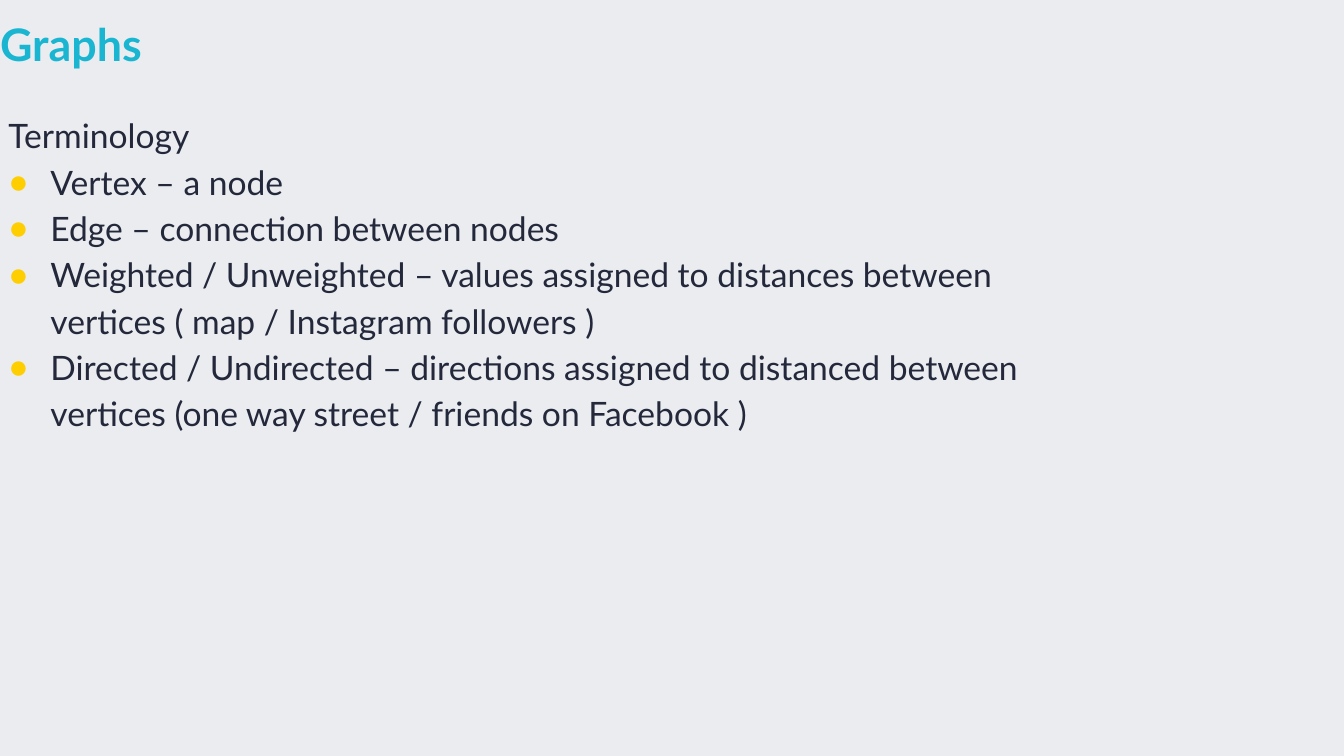
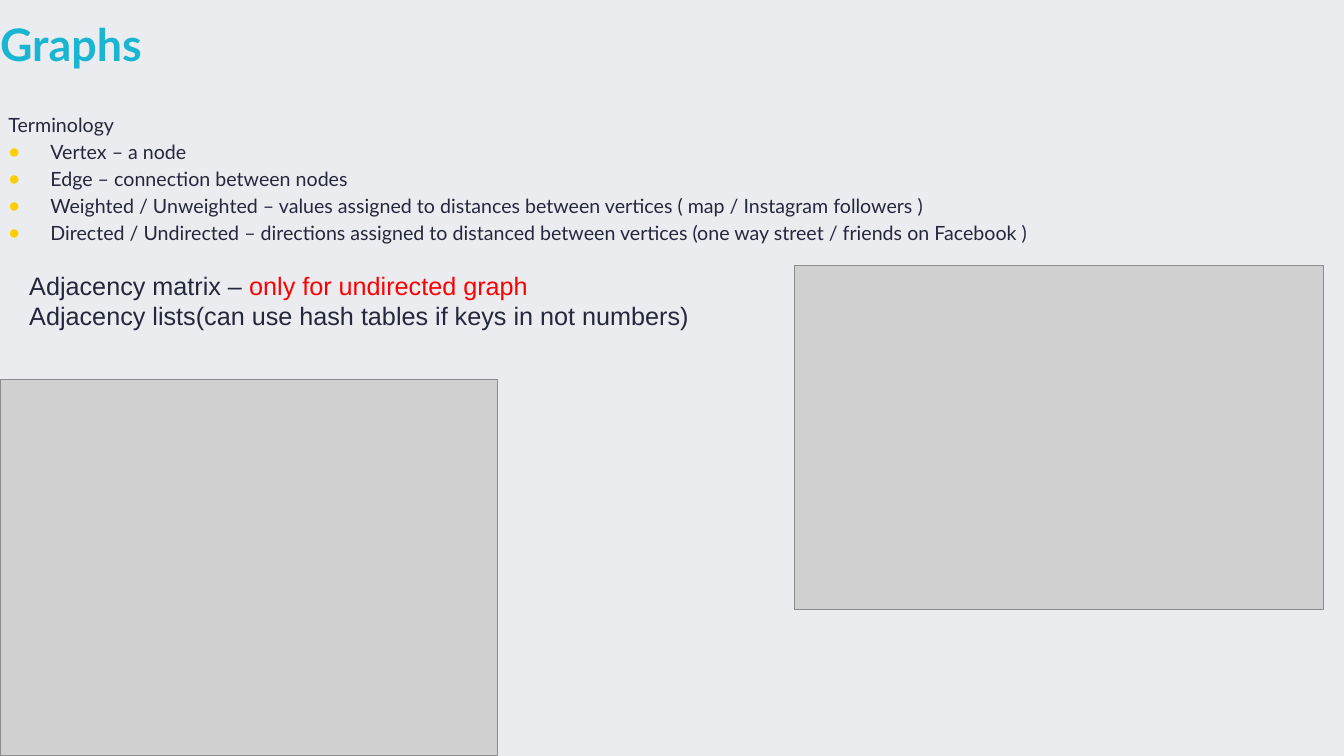
Before and after one commit to TigranVardanyan/Algorithms-and-Data-structures, a slide deck: slide 27 of ds&a.pptx. Drawn at 1344x756 pixels with LibreOffice and Linux fonts; fonts in the diff are those of the drawing; grey boxes stand for pictures. Boxes give left, top, right and bottom in pixels: in the first picture for what was removed or moved away, otherwise in the second. Text is boxed around its words. In the diff, an @@ line names an element or a change of style, - is before the commit and + after.

Commit message:
Graph - addEdge, removeEdge, removeVertex

```diff
--- a/ds&a.pptx
+++ b/ds&a.pptx
@@ text "Terminology" at (x1=8, y1=117, x2=1016, y2=244): size 24 to 14 pt @@
@@ picture added at (x1=796, y1=265, x2=1325, y2=609) @@
@@ text added at (x1=29, y1=276, x2=688, y2=331), 18 pt, text #24283B @@
+Adjacency matrix – only for undirected graph
+Adjacency lists(can use hash tables if keys in not numbers)
@@ picture added at (x1=0, y1=379, x2=497, y2=756) @@
```
Also in this commit, not shown: 2 other slides changed, 2 slides added, 1 slide removed, 2 other files.
